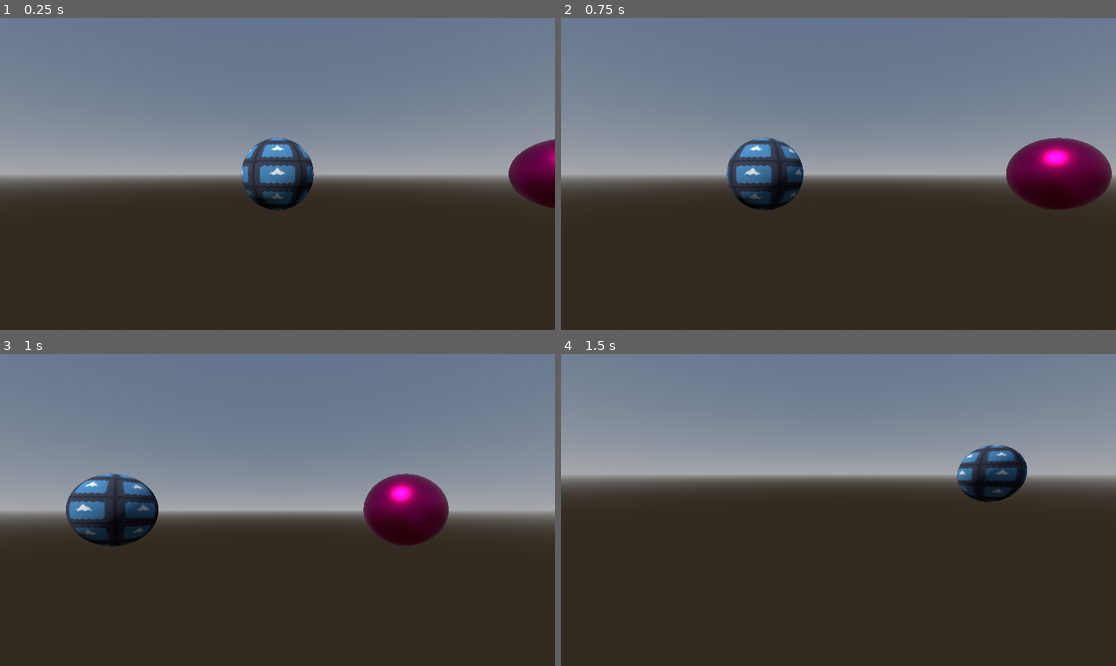
Above: before the commit, frames 1-4 (two rows, left to right).
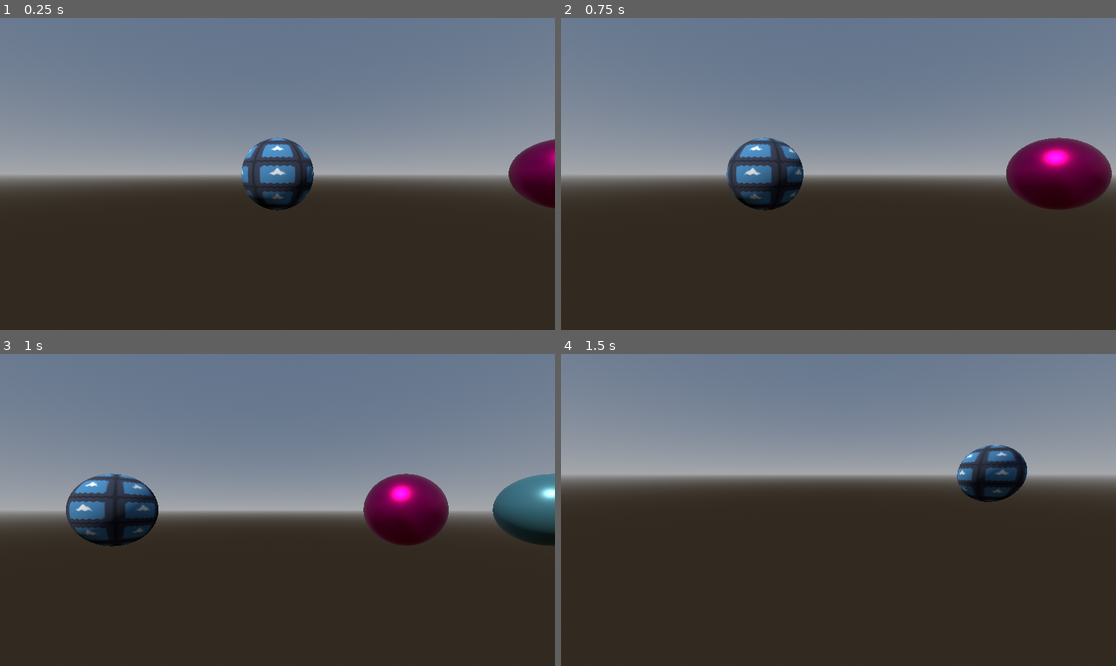
Above: after the commit, the same moments.

Repository: hipml/shaders
Game: Godot game, scene res://scenes/spatial_shaders.tscn
Two runs of this game, one before a commit and one after it. Both use one fixed random seed, a clock stepped at 60 frames per second and the inputs below. The engine's default icon, where the game draws it, is replaced by a stand-in: a white triangle on a blue panel in a dark square.
Inputs (mouse positions are in pixels of both pictures, inside the frame that each line leads up to):
- Up to frame 1 (0.25 s): no input
- Up to frame 2 (0.75 s): tap Enter at 0.5 s; move the mouse to (960, 158) at 0.52 s; hold D (move_right) from 0.53 s (still down); hold Right mouse button (camera_move_mode) from 0.53 s (still down); click (960, 158) at 0.67 s
- Up to frame 3 (1 s): keep holding D (move_right); keep holding Right mouse button (camera_move_mode)
- Up to frame 4 (1.5 s): move the mouse to (810, 510) at 1.27 s; release D (move_right) at 1.28 s; release Right mouse button (camera_move_mode) at 1.28 s; hold W (move_forward) from 1.28 s (still down); tap Shift (camera_speed_up) at 1.35 s

Frames 1-2 are identical in both runs. In frame 3, 2.0% of the frame differs, in the area x 88-100%, y 38-62%; in frame 4, nothing differs.

Commit message:
render modes and standard material 3d

Diff:
--- a/spatial-shaders/scenes/spatial_shaders.tscn
+++ b/spatial-shaders/scenes/spatial_shaders.tscn
@@ -1,10 +1,11 @@
-[gd_scene load_steps=13 format=3 uid="uid://lg3n8vkn5qi4"]
+[gd_scene load_steps=18 format=3 uid="uid://lg3n8vkn5qi4"]
 
 [ext_resource type="Script" path="res://scripts/spatial_shaders.gd" id="1_db346"]
 [ext_resource type="PackedScene" uid="uid://twg0tri4g6hr" path="res://scenes/camera_controller.tscn" id="1_p4cbf"]
 [ext_resource type="Shader" path="res://shaders/spatial_shaders.gdshader" id="3_vu18o"]
 [ext_resource type="Texture2D" uid="uid://dq50v6s4drwd1" path="res://icon.svg" id="4_y83vq"]
 [ext_resource type="Shader" path="res://shaders/pbr.gdshader" id="5_klg84"]
+[ext_resource type="Shader" uid="uid://csndq3sl6dred" path="res://shaders/standardmaterial3d.tres" id="6_uhyhi"]
 
 [sub_resource type="ProceduralSkyMaterial" id="ProceduralSkyMaterial_7jfiy"]
 
@@ -34,6 +35,33 @@
 [sub_resource type="SphereMesh" id="SphereMesh_xwklm"]
 material = SubResource("ShaderMaterial_on5sy")
 
+[sub_resource type="ShaderMaterial" id="ShaderMaterial_77pil"]
+render_priority = 0
+shader = ExtResource("5_klg84")
+shader_parameter/input_color = Color(0.283814, 0.532751, 0.585153, 1)
+shader_parameter/metallic_pct = 0.42
+shader_parameter/roughness_pct = 0.355
+
+[sub_resource type="SphereMesh" id="SphereMesh_g1chp"]
+material = SubResource("ShaderMaterial_77pil")
+
+[sub_resource type="ShaderMaterial" id="ShaderMaterial_gj78j"]
+render_priority = 0
+shader = ExtResource("6_uhyhi")
+shader_parameter/albedo = Color(0.39355, 0.98169, 0.61137, 1)
+shader_parameter/point_size = 1.0
+shader_parameter/roughness = 0.0
+shader_parameter/metallic_texture_channel = null
+shader_parameter/specular = 0.5
+shader_parameter/metallic = 1.0
+shader_parameter/uv1_scale = Vector3(1, 1, 1)
+shader_parameter/uv1_offset = Vector3(0, 0, 0)
+shader_parameter/uv2_scale = Vector3(1, 1, 1)
+shader_parameter/uv2_offset = Vector3(0, 0, 0)
+
+[sub_resource type="SphereMesh" id="SphereMesh_8pi7u"]
+material = SubResource("ShaderMaterial_gj78j")
+
 [node name="SpatialShaders" type="Node3D"]
 script = ExtResource("1_db346")
 
@@ -54,3 +82,11 @@
 [node name="SphereExample2" type="MeshInstance3D" parent="."]
 transform = Transform3D(-1, 0, -8.74228e-08, 0, 1, 0, 8.74228e-08, 0, -1, 4, 0, 0)
 mesh = SubResource("SphereMesh_xwklm")
+
+[node name="SphereExample3" type="MeshInstance3D" parent="."]
+transform = Transform3D(-1, 0, -8.74228e-08, 0, 1, 0, 8.74228e-08, 0, -1, 6, 0, 0)
+mesh = SubResource("SphereMesh_g1chp")
+
+[node name="SphereExample4" type="MeshInstance3D" parent="."]
+transform = Transform3D(-1, 0, -8.74228e-08, 0, 1, 0, 8.74228e-08, 0, -1, 8, 0, 0)
+mesh = SubResource("SphereMesh_8pi7u")
--- a/spatial-shaders/shaders/pbr.gdshader
+++ b/spatial-shaders/shaders/pbr.gdshader
@@ -1,4 +1,5 @@
 shader_type spatial;
+// render_mode diffuse_toon, specular_toon;
 
 uniform vec3 input_color: source_color;
 uniform float metallic_pct:hint_range(0.0, 1.0) = 0.0;
--- /dev/null
+++ b/spatial-shaders/shaders/standardmaterial3d.tres
@@ -0,0 +1,43 @@
+[gd_resource type="Shader" format=3 uid="uid://csndq3sl6dred"]
+
+[resource]
+code = "// NOTE: Shader automatically converted from Godot Engine 4.2.2.stable's StandardMaterial3D.
+
+shader_type spatial;
+render_mode blend_mix,depth_draw_opaque,cull_back,diffuse_burley,specular_schlick_ggx;
+uniform vec4 albedo : source_color;
+uniform sampler2D texture_albedo : source_color,filter_linear_mipmap,repeat_enable;
+uniform float point_size : hint_range(0,128);
+uniform float roughness : hint_range(0,1);
+uniform sampler2D texture_metallic : hint_default_white,filter_linear_mipmap,repeat_enable;
+uniform vec4 metallic_texture_channel;
+uniform sampler2D texture_roughness : hint_roughness_r,filter_linear_mipmap,repeat_enable;
+uniform float specular;
+uniform float metallic;
+uniform vec3 uv1_scale;
+uniform vec3 uv1_offset;
+uniform vec3 uv2_scale;
+uniform vec3 uv2_offset;
+
+
+void vertex() {
+	UV=UV*uv1_scale.xy+uv1_offset.xy;
+}
+
+
+
+
+
+
+void fragment() {
+	vec2 base_uv = UV;
+	vec4 albedo_tex = texture(texture_albedo,base_uv);
+	ALBEDO = albedo.rgb * albedo_tex.rgb;
+	float metallic_tex = dot(texture(texture_metallic,base_uv),metallic_texture_channel);
+	METALLIC = metallic_tex * metallic;
+	vec4 roughness_texture_channel = vec4(1.0,0.0,0.0,0.0);
+	float roughness_tex = dot(texture(texture_roughness,base_uv),roughness_texture_channel);
+	ROUGHNESS = roughness_tex * roughness;
+	SPECULAR = specular;
+}
+"
